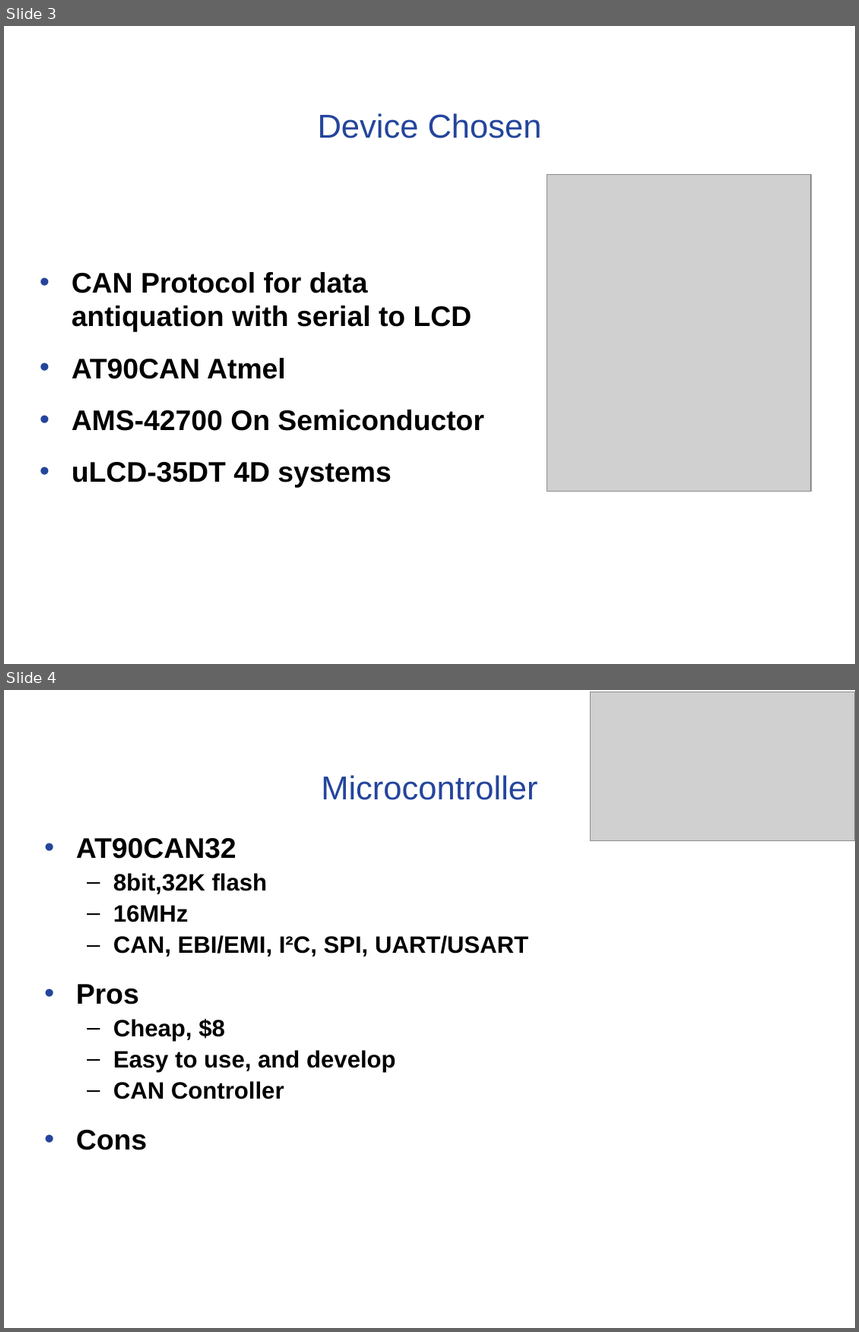
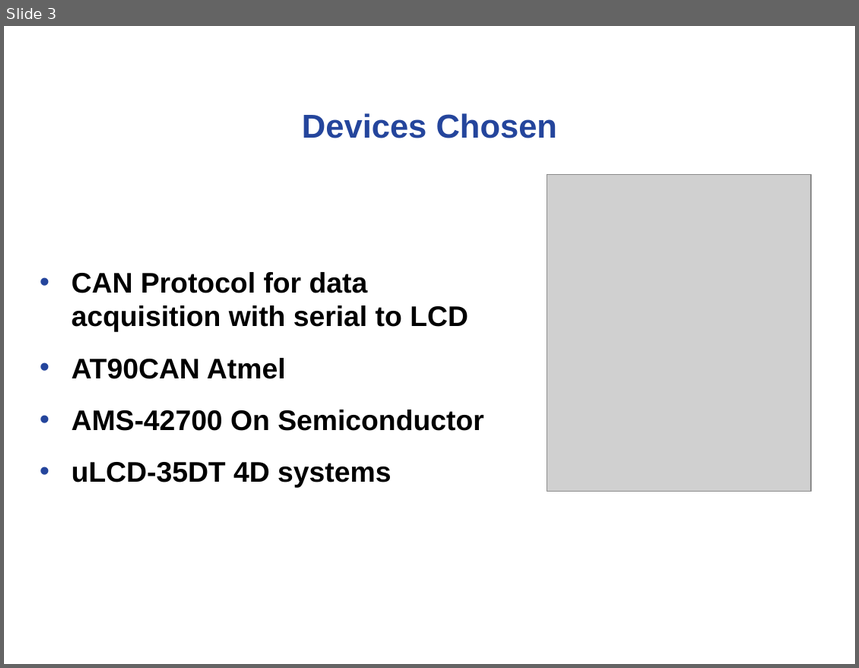
Before and after one commit to noahterickson/DigitalDash, a slide deck: Proposal/Project Proposal.ppt. Shown one above the other, each under a label of ours: slides 3 and 4 before the commit, slide 3 after it. The pictures are 859x1332 and 859x668 pixels, drawn with LibreOffice and Linux fonts; fonts in the diff are those of the drawing; grey boxes stand for pictures; background and template pictures are left out. Boxes give left, top, right and bottom in pixels: in the first picture for what was removed or moved away, otherwise in the second. Text is boxed around its words. In the diff, an @@ line names an element or a change of style, - is before the commit and + after.

```diff
--- a/Proposal/Project Proposal.ppt
+++ b/Proposal/Project Proposal.ppt
@@ slide 4 removed at bbox=[4, 690, 855, 1328], background #FFFFFF @@
@@ picture removed at bbox=[591, 692, 855, 840] @@
@@ text removed at bbox=[321, 775, 538, 800] @@
-Microcontroller
@@ text removed at bbox=[76, 838, 528, 1151] @@
-• AT90CAN32
-  – 8bit,32K flash
-  – 16MHz
-  – CAN, EBI/EMI, I²C, SPI, UART/USART
-• Pros
-  – Cheap, $8
-  – Easy to use, and develop
-  – CAN Controller
-• Cons
@@ slide 3 changed as well @@
@@ text at bbox=[302, 113, 557, 138]: text changed; bold on @@
-Device Chosen
+Devices Chosen
@@ text at bbox=[72, 272, 468, 332]: text changed @@
-• CAN Protocol for data antiquation with serial to LCD
+• CAN Protocol for data acquisition with serial to LCD
```
Also in this commit, not shown: 9 other slides changed, 2 slides added, 1 other slide removed.
